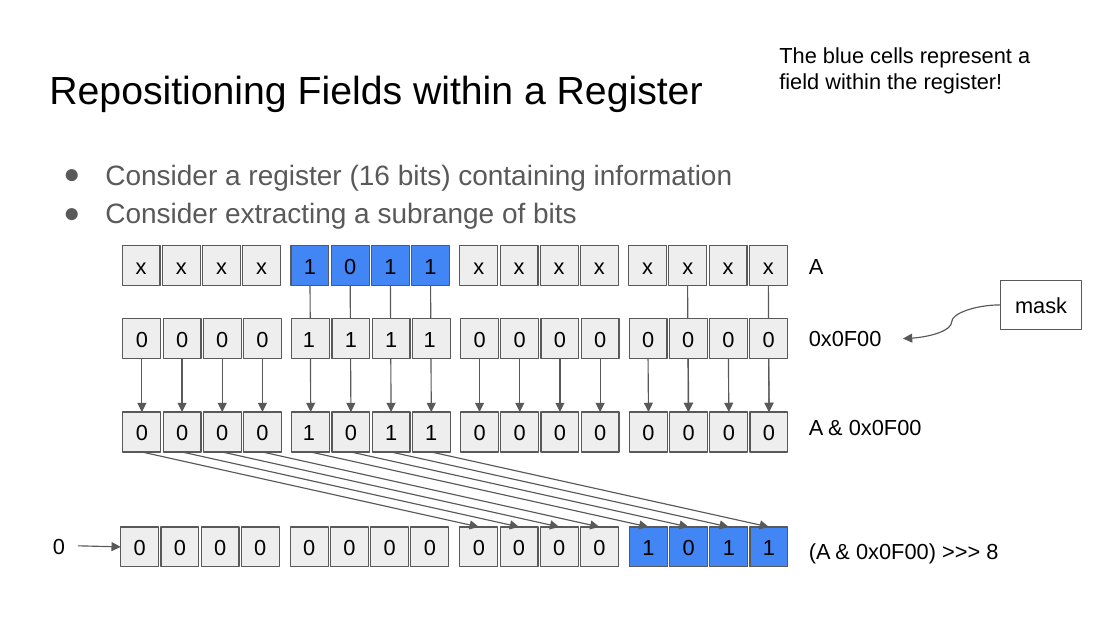
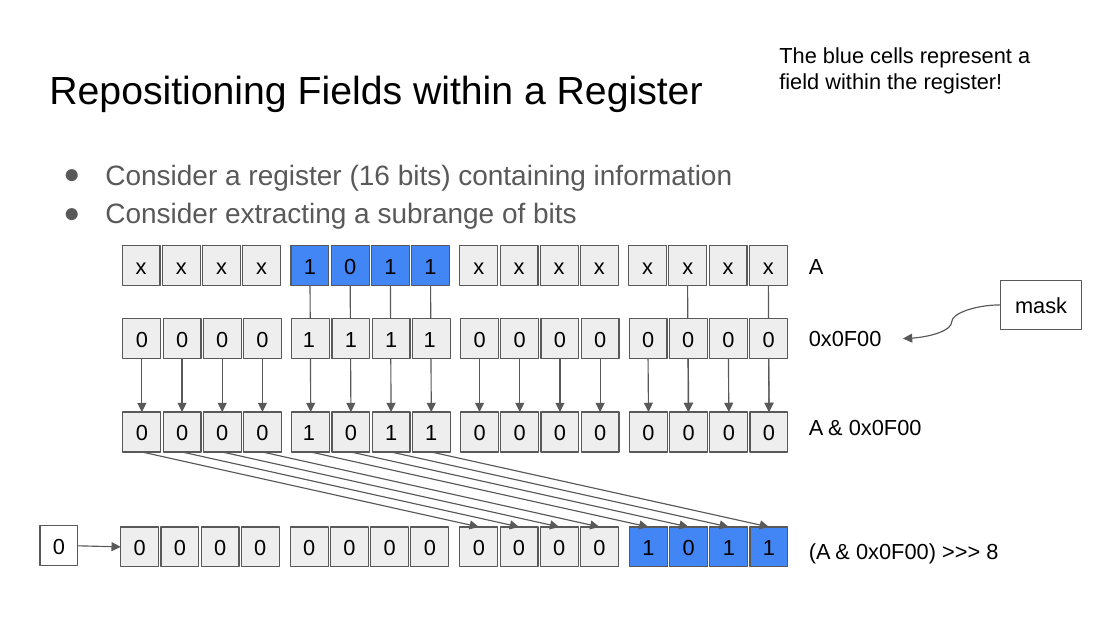
Before and after one commit to COMP122/comp122-s23, a slide deck: slide 5 of format-encodings/documents/ARCHIVE/bitwise-operations.pptx. Drawn at 1120x630 pixels with LibreOffice and Linux fonts; fonts in the diff are those of the drawing. Boxes give left, top, right and bottom in pixels: in the first picture for what was removed or moved away, otherwise in the second. Text is boxed around its words. In the diff, an @@ line names an element or a change of style, - is before the commit and + after.

```diff
--- a/format-encodings/documents/ARCHIVE/bitwise-operations.pptx
+++ b/format-encodings/documents/ARCHIVE/bitwise-operations.pptx
@@ rectangle "0": place and size @@
-rectangle "0" at (53, 538, 65, 555)
+rectangle "0" at (40, 526, 78, 567)
@@ rectangle "0" at (40, 526, 78, 567): outline none to #595959 0.75 pt @@
```
Also in this commit, not shown: 2 other slides changed, 11 other files.
